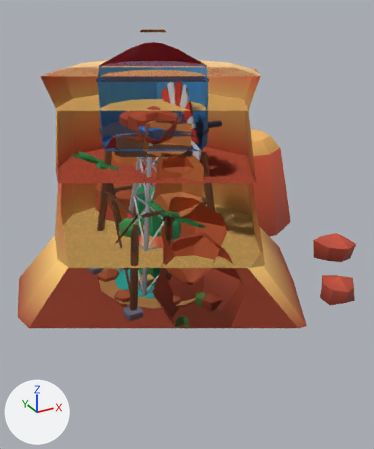
What one commit did to the glTF model ui/3d/aura-drift/v1/scenery-desert.glb.
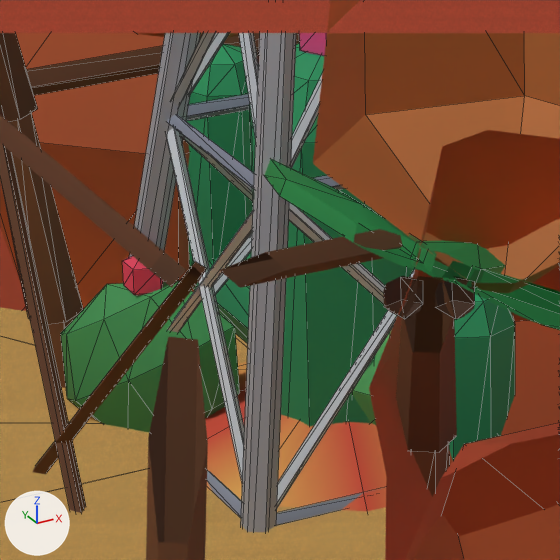
Each version is shown whole from a camera (50 mm lens) standing at (-12.28, -26.14, 16.44) and looking at (1.48, -1.14, 3.94), then close up on the part from 30% to 50% of the width and 40% to 57% of the height. Lighting does not change. The marker at lower left points along +X, +Y and +Z. The last two pictures show the newer version. The close-ups show mesh edges as thin lines. Everything nearer to the camera than a plane just in front of the edit is cut away. Where no turn or scale is listed for an object, it has been applied to the vertices.

In view in the first close-up: 'prop-cactus_a', 'prop-cactus_b', 'prop-mesa_rock', 'prop-palm_oasis', 'prop-rock_arch', 'prop-sunshade', 'prop-water_tower', 'prop-windmill_pump'.
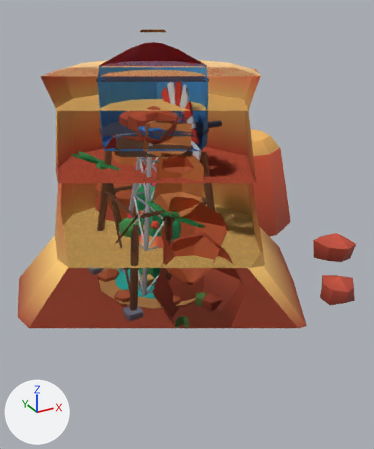
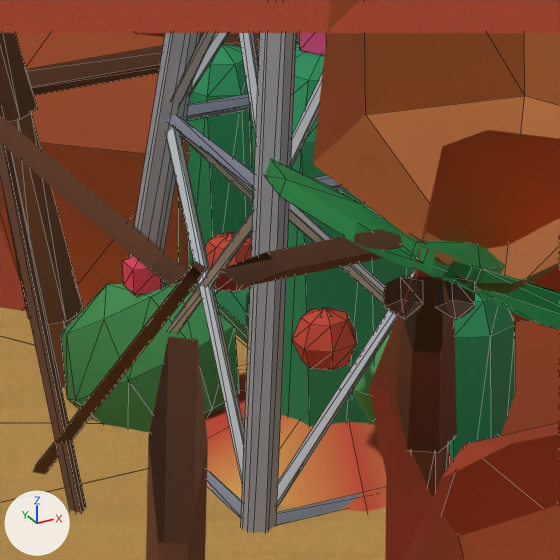
The change, as a list of edits to the scene's bpy script:
```text
Add mat_glow_warm:
    mat_glow_warm = bpy.data.materials.new('glow_warm')
    mat_glow_warm.use_nodes = True; mat_glow_warm.node_tree.nodes.clear()
    _N = mat_glow_warm.node_tree.nodes; _L = mat_glow_warm.node_tree.links
    n0 = _N.new('ShaderNodeBsdfPrincipled'); n0.name = 'Principled BSDF'
    n0.inputs[2].default_value = 0.4  # 'Roughness'
    n0.inputs[27].default_value = (1.0, 0.533, 0.112, 1.0)  # 'Emission Color', orange #ffc15e
    n0.inputs[28].default_value = 2.6  # 'Emission Strength'
    n1 = _N.new('ShaderNodeOutputMaterial'); n1.name = 'Material Output'
    n2 = _N.new('ShaderNodeVertexColor'); n2.name = 'Color Attribute'
    _L.new(n0.outputs[0], n1.inputs[0])  # 'BSDF' to 'Surface'
    _L.new(n2.outputs[0], n0.inputs[0])  # 'Color' to 'Base Color'
Add me_prop_anemometer:
    me_prop_anemometer.from_pydata(...)  # 176 vertices, 314 faces; spans x -0.77..1.32, y -1.17..1.17, z 0.0..4.52
    # faces by material slot: [60, 254]
    me_prop_anemometer.materials.append(mat_glow_warm)
    me_prop_anemometer.materials.append(mat_prop)
Add ob_prop_anemometer:
    ob_prop_anemometer = bpy.data.objects.new('prop-anemometer', me_prop_anemometer)
    ob_prop_anemometer.location = (0.0, 0.0, 0.0)
```

Location of each change, (x1, y1, x2, y2) in pixels of the close-ups (560 x 560 px):
'prop-anemometer', added
    after: (205, 232, 357, 370)
